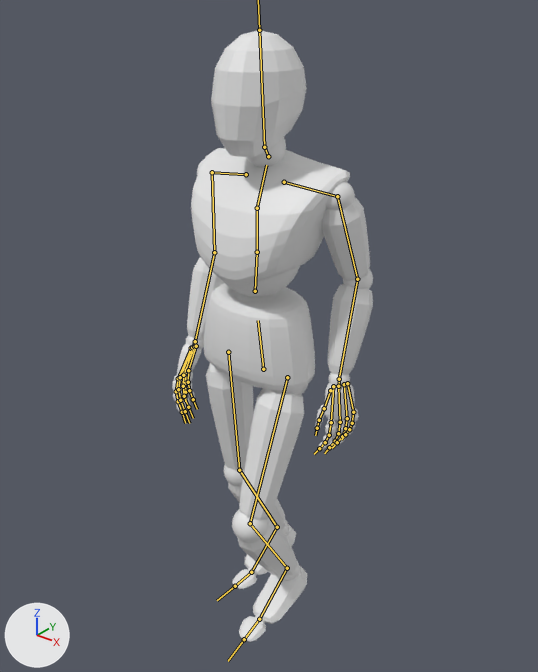
Before and after pictures for a commit that changed the FBX model Assets/Virtual Agents Framework/Runtime/Animations/AgentStandard@walk.fbx.
Both versions are drawn from a camera (50 mm lens) standing at (1.154, -2.633, 1.847) and looking at (-0.015, -1.171, 0.941). Lighting does not change. The marker at lower left points along +X, +Y and +Z. Both versions are drawn at frame 28 of the action 'MeshDeformRig|AgentStandard@walk'; the numbers are the values there. The bones that bend it are drawn over the model as lines.

The first picture shows 'Avatar'.
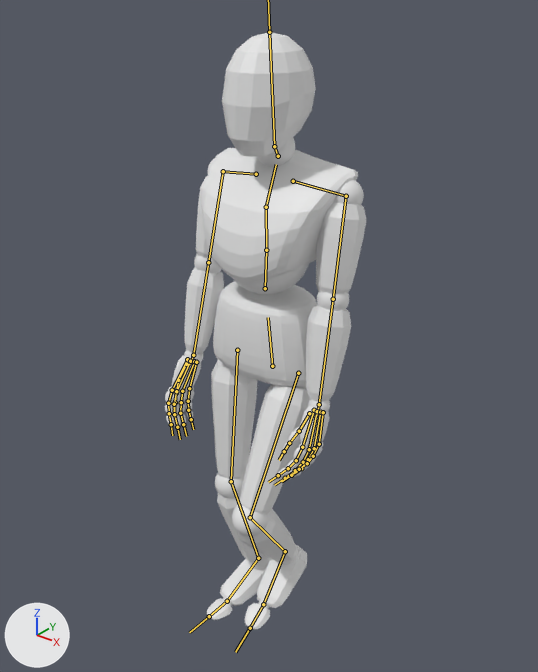
The change in detail:
Bone 'Hips' (bone_hips) moves from (-0.003, 0.15, 1.229) to (-0.001, 0.139, 1.191).
Bone 'Hips' (bone_hips) turns from (0, -2, -1) to (0, 0, 0) degrees about its own x, y and z.
Bone 'Chest' (bone_chest) turns from (0, 2, 1) to (0, 0, 0) degrees about its own x, y and z.
Bone 'UpperArm.L' (bone_upperarm_l) turns from (-17, 5, -84) to (15, 16, -82) degrees about its own x, y and z.
Bone 'UpperArm.L' (bone_upperarm_l) is rescaled from (0.98, 0.98, 0.98) to (1.04, 1.04, 1.04).
Bone 'LowerArm.L' (bone_lowerarm_l) turns from (28, 3, 0) to (-10, 3, 0) degrees about its own x, y and z.
Bone 'Hand.L' (bone_hand_l) turns from (-13, 14, 2) to (15, -18, 3) degrees about its own x, y and z.
Bone 'Hand.L' (bone_hand_l) is rescaled from (1.02, 1.02, 1.02) to (0.97, 0.97, 0.97).
Bone 'UpperArm.R' (bone_upperarm_r) turns from (-6, -10, 83) to (15, -16, 82) degrees about its own x, y and z.
Bone 'UpperArm.R' (bone_upperarm_r) is rescaled from (0.99, 0.99, 0.99) to (1.04, 1.04, 1.04).
Bone 'LowerArm.R' (bone_lowerarm_r) turns from (17, -3, 0) to (-10, -3, 0) degrees about its own x, y and z.
Bone 'Hand.R' (bone_hand_r) turns from (1, -9, -8) to (15, 18, -3) degrees about its own x, y and z.
Bone 'Hand.R' (bone_hand_r) is rescaled from (1.01, 1.01, 1.01) to (0.97, 0.97, 0.97).
Bone 'UpperLeg.L' (bone_upperleg_l) turns from (-24, -4, -1) to (-31, -4, 2) degrees about its own x, y and z.
Bone 'LowerLeg.L' (bone_lowerleg_l) turns from (49, 0, 0) to (60, 0, 0) degrees about its own x, y and z.
Bone 'Foot.L' (bone_foot_l) turns from (-21, 3, 1) to (-11, 6, -1) degrees about its own x, y and z.
Bone 'UpperLeg.R' (bone_upperleg_r) turns from (4, 4, 0) to (-9, 4, -2) degrees about its own x, y and z.
Bone 'Foot.R' (bone_foot_r) turns from (-7, -6, -4) to (-9, -6, -2) degrees about its own x, y and z.
Bone 'Toes.R' (bone_toes_r) turns from (13, -173, 1) to (0, -173, 1) degrees about its own x, y and z.

Location of each change, (x1, y1, x2, y2) in pixels of the pictures (538 x 672 px):
'Avatar', posed: before (172, 30, 373, 642); after (165, 32, 366, 629)
bone 'Hips', root to tip: before (263, 369) to (258, 320); after (272, 366) to (268, 317)
bone 'Chest', root to tip: before (257, 252) to (257, 208); after (266, 250) to (266, 207)
bone 'UpperArm.L', root to tip: before (337, 196) to (357, 279); after (346, 196) to (333, 299)
bone 'LowerArm.L', root to tip: before (357, 279) to (339, 379); after (333, 299) to (319, 404)
bone 'Hand.L', root to tip: before (339, 379) to (339, 389); after (319, 404) to (317, 415)
bone 'UpperArm.R', root to tip: before (212, 172) to (214, 252); after (223, 171) to (208, 262)
bone 'LowerArm.R', root to tip: before (214, 252) to (195, 341); after (208, 262) to (193, 355)
bone 'Hand.R', root to tip: before (195, 341) to (191, 350); after (193, 355) to (190, 364)
bone 'UpperLeg.L', root to tip: before (287, 377) to (250, 523); after (298, 373) to (250, 517)
bone 'LowerLeg.L', root to tip: before (250, 523) to (287, 568); after (250, 517) to (285, 551)
bone 'Foot.L', root to tip: before (287, 568) to (259, 619); after (285, 551) to (263, 604)
bone 'UpperLeg.R', root to tip: before (228, 352) to (239, 470); after (237, 350) to (231, 481)
bone 'Foot.R', root to tip: before (277, 527) to (251, 572); after (258, 558) to (227, 601)
bone 'Toes.R', root to tip: before (251, 572) to (235, 586); after (227, 601) to (209, 616)
